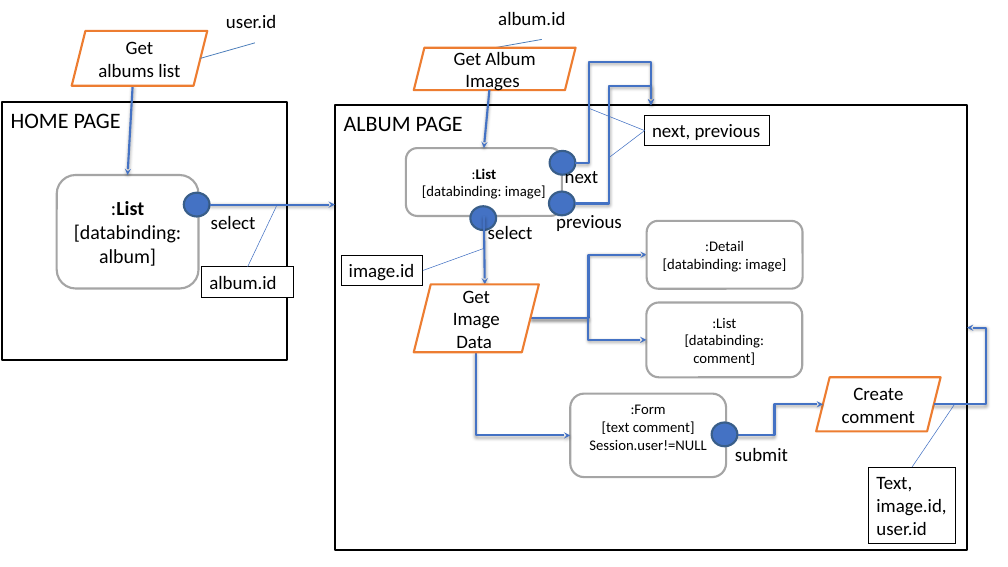
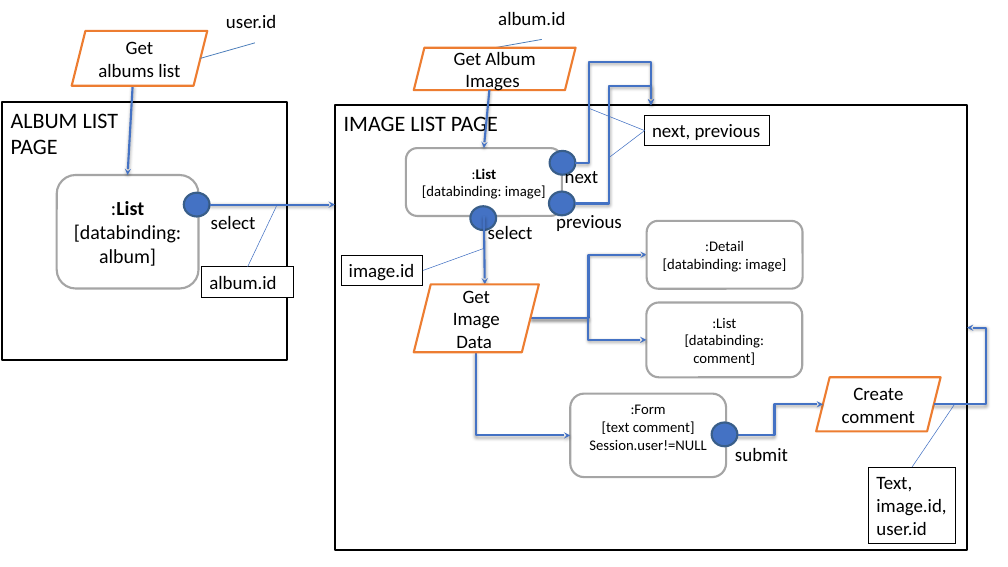
Before and after one commit to Giulsmoon/TecnologiePerIlWeb_Project1, a slide deck: slide 4 of Presentazioni Powerpoint/Progetto1_versione_PURE_HTML.pptx (slide 3 before the commit). Drawn at 1008x567 pixels with LibreOffice and Linux fonts; fonts in the diff are those of the drawing. Boxes give left, top, right and bottom in pixels: in the first picture for what was removed or moved away, otherwise in the second. Text is boxed around its words. In the diff, an @@ line names an element or a change of style, - is before the commit and + after.

```diff
--- a/Presentazioni Powerpoint/Progetto1_versione_PURE_HTML.pptx
+++ b/Presentazioni Powerpoint/Progetto1_versione_PURE_HTML.pptx
@@ text in rectangle at (11, 113, 119, 154): text changed @@
-HOME PAGE
+ALBUM LIST
+PAGE
@@ text in rectangle at (344, 113, 498, 138): text changed @@
-ALBUM PAGE
+IMAGE LIST PAGE
```
Also in this commit, not shown: 1 other slide changed, 12 slides added, 3 other files.
